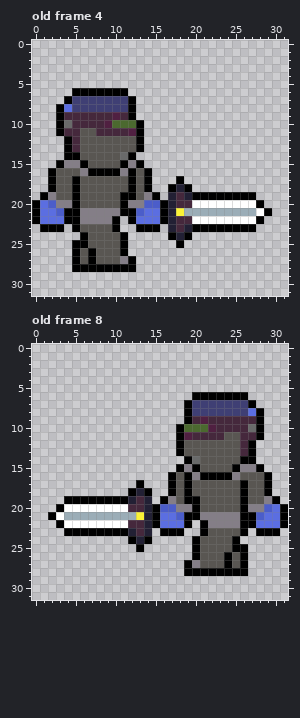
File history of a pixel-art file, assets/raw/character.ase. That is the earlier state.
32x32 pixels, 8 frames. Shown: old frame 4, old frame 8. The commit also changed other frames, which this record leaves out.
Once edited:
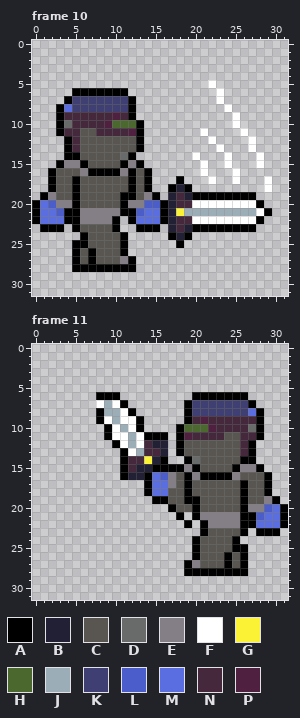
Palette (. is transparent): A #000000  B #222034  C #595652  D #696a6a  E #847e87  F #ffffff  G #fbf236  H #4b692f  J #9badb7  K #3f3f74  L #4b5dca  M #5b6ee1  N #45283c  P #502041
A new or re-ordered frame is compared with the old frame closest to it.
The author wrote: melee animation
From old to new:
frames 8 -> 12
Frame 10 is new; against old frame 4, layer "base_melee":
The author put colour F in row 5 at x 22; in rows 6 to 7 at x 23; in row 8 at x 24; in rows 9 to 10 at x 25; in row 11 at x 21 and 26; in row 12 at x 22 and 27.
The author put colour F in row 13 at x 23 and 27; in row 14 at x 20, 24 and 28; in row 15 at x 21, 24 and 28; in row 16 at x 21 and 25; in row 17 at x 22, 25 and 29; in row 18 at x 29.
Frame 11 is new; against old frame 8, layer "base_melee":
The author put colour A in row 6 at x 8 to 10; in row 7 at x 11; in row 8 at x 8 and 12; in row 9 at x 8 and 13; in row 10 at x 9 and 13; in row 11 at x 9 and 14 to 16.
The author put colour A in row 12 at x 10; in row 13 at x 11; in row 14 at x 11 and 16; in row 15 at x 11 and 15 to 17; in row 16 at x 11 and 14; in row 17 at x 14.
The author put colour A in row 19 at x 15.
Colour L becomes colour A in row 20 at x 17; in row 21 at x 18.
The author put colour B in row 12 at x 15 to 16; in row 13 at x 16; in row 14 at x 15; in row 15 at x 13 to 14; in row 16 at x 12 to 13.
Colour A becomes colour C in row 18 at x 17.
Colour E becomes colour C in row 19 at x 17; in row 20 at x 18 to 19.
Colour A becomes colour E in rows 16 to 17 at x 17.
The author put colour F in row 7 at x 8 and 10; in row 8 at x 11; in row 9 at x 9 and 11 to 12; in row 10 at x 10 and 12; in row 11 at x 10 to 11 and 13; in row 12 at x 11 and 13.
The author put colour F in row 13 at x 12.
The author put colour G in row 14 at x 14.
The author put colour J in row 7 at x 9; in row 8 at x 9 to 10; in row 9 at x 10; in row 10 at x 11; in rows 11 to 12 at x 12; in row 13 at x 13.
The author put colour L in row 16 at x 16.
The author put colour M in row 16 at x 15; in rows 17 to 18 at x 15 to 16.
The author put colour N in row 12 at x 14; in row 13 at x 14 to 15; in row 14 at x 12 to 13; in row 15 at x 12.
The edit erases colour A in row 17 at x 13; in row 18 at x 12; in row 19 at x 4 to 11; in row 20 at x 3 and 15; in row 21 at x 2, 15 and 19; in row 22 at x 3 and 15.
The edit erases colour A in row 23 at x 4 to 11 and 16 to 18; in row 24 at x 12 and 14; in row 25 at x 13.
The edit erases colour B in row 18 at x 13; in row 19 at x 12 and 14; in rows 20 to 22 at x 14; in row 23 at x 12 and 14; in row 24 at x 13.
The edit erases colour F in row 20 at x 4 to 11; in row 21 at x 3; in row 22 at x 4 to 11.
The edit erases colour G in row 21 at x 13.
The edit erases colour J in row 21 at x 4 to 12.
The edit erases colour L in row 20 at x 16.
The edit erases colour M in row 21 at x 16 to 17; in row 22 at x 16 to 18.
The edit erases colour N in row 19 at x 13; in row 20 at x 12 to 13; in row 22 at x 12 to 13; in row 23 at x 13.
Where, in picture pixels (left, top, right, bottom), the same in both pictures:
added: (192, 80, 272, 192)
changed: (48, 392, 192, 552)
